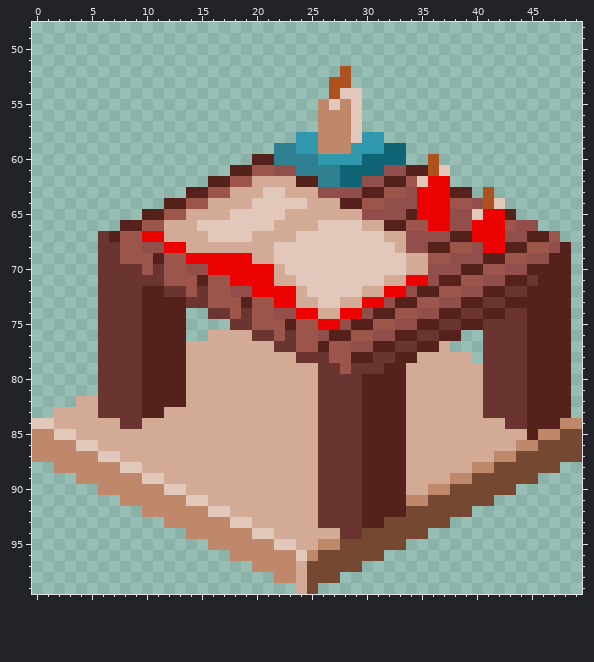
One commit to this sprite sheet: images/track_table.png. This is how it looked before the edit.
The file is 50x100 pixels. Shown: x 0..49, y 48..99.
The result:
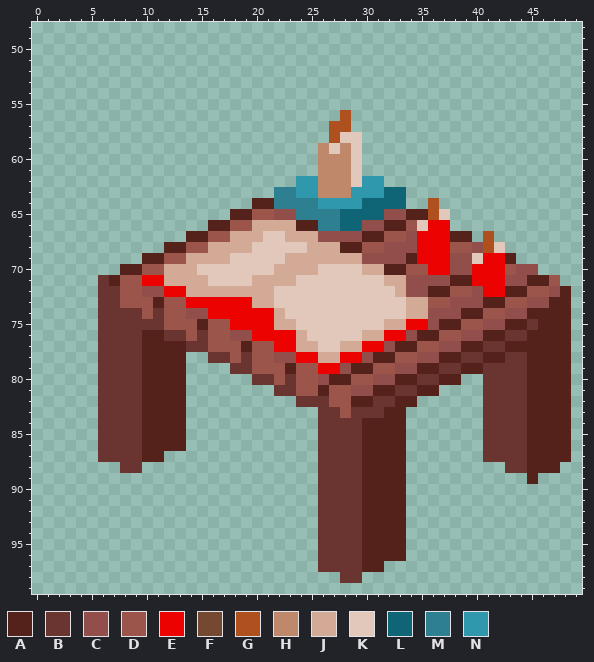
Palette (. is transparent): A #54221b  B #6a3431  C #924e4a  D #9c554a  E #ed0202  F #754831  G #af511e  H #bf886a  J #d2aa95  K #e2c8ba  L #0f6475  M #2e8091  N #3098ac
Difference:
Changed rows in their new state; - is an unchanged pixel.
first column x 0:
 52 ----------------------------.---------------------
 53 ---------------------------..---------------------
 54 ---------------------------...--------------------
 55 --------------------------....--------------------
 56 --------------------------..G.--------------------
 57 --------------------------.GG.--------------------
 58 ------------------------...GK-..------------------
 59 ----------------------....-K-K....----------------
 60 --------------------......HHHK....--.-------------
 61 ------------------........HHHK........------------
 62 ----------------........NNHHHKNN......------------
 63 --------------........MMNNHHHNNNLL......-.--------
 64 ------------........AAMMMMNNNNLLLL..G......-------
 65 ----------........AADDCCMMMMLLLL---AGK......------
 66 --------........AADDJJ--AAMMLLCC---K--........----
 67 ------........AADDJJ-KK-JJCCCCAADD-EEE--.G......--
 68 ------......AADD----KK---JJJAADDCC-EEE---GK......-
 69 ------....A---JJJJKKKK-JJJJJJJCCCCAEEE--KEEA.....-
 70 ------..AA-DJJJKKKKKKK-JJJ----JJAADDEE-CEEED-C...-
 71 -------ADDEEJJJJKKKKJJ------------CC-C-AEEECCA-D.-
 72 --------DDCCEEJJJJJJJJKKK-----KKKJ-C-A-D-EEAADDC--
 73 --------DDD-DDEEEEEEJJKKKK--KKKKKKJJ-D-CCAADDCC---
 74 ----------DBDDCCEEEEEEJKKKKKKKKKKKJJ-CCAADDCC-----
 75 ----------BBDDDADDEEEEJJKKKKKKKKJJEECAADDCCAAB----
 76 ------------BBDBDDCCEEEEJKKKKKJJEECAADDCCAA-------
 77 --------------BBDDDADDEEJJKKJJEECAADDCCAA--AA-----
 78 --------------..BBDBDDCCEEJJEECAADDCCAABBAA-------
 79 --------------....BBDDDADDEECAADDCCAABBAA---------
 80 --------------......BBDBDDCAADDCC-ABBAA..---------
 81 --------------........BBDDADDCC--BBAA....---------
 82 ----..--------..........BB-DDA-BB-A......---------
 83 --....------AA............--D-BB--.......---------
 84 ......BB--AAAA............--------.......BB-----A.
 85 ......BBBBAAAA............--------.......BBBB-AAA.
 86 ......BBBBAAAA............--------.......BBBBAAAA.
 87 ......BBBBAA..............--------.......BBBBAAAA.
 88 --......BB................--------.........BBAAA--
 89 ----......................--------...........A----
 90 ------....................--------..........------
 91 --------..................--------........--------
 92 ----------................--------......----------
 93 ------------..............------AA....------------
 94 --------------............BB--AAAA..--------------
 95 ----------------..........BBBBAAAA----------------
 96 ------------------........BBBBAAAA----------------
 97 --------------------......BBBBAA------------------
 98 ----------------------......BB--------------------
 99 ------------------------..------------------------
Pixel boxes of the changes (left, top, right, bottom) in both pictures:
changed: (32, 66, 582, 594)
